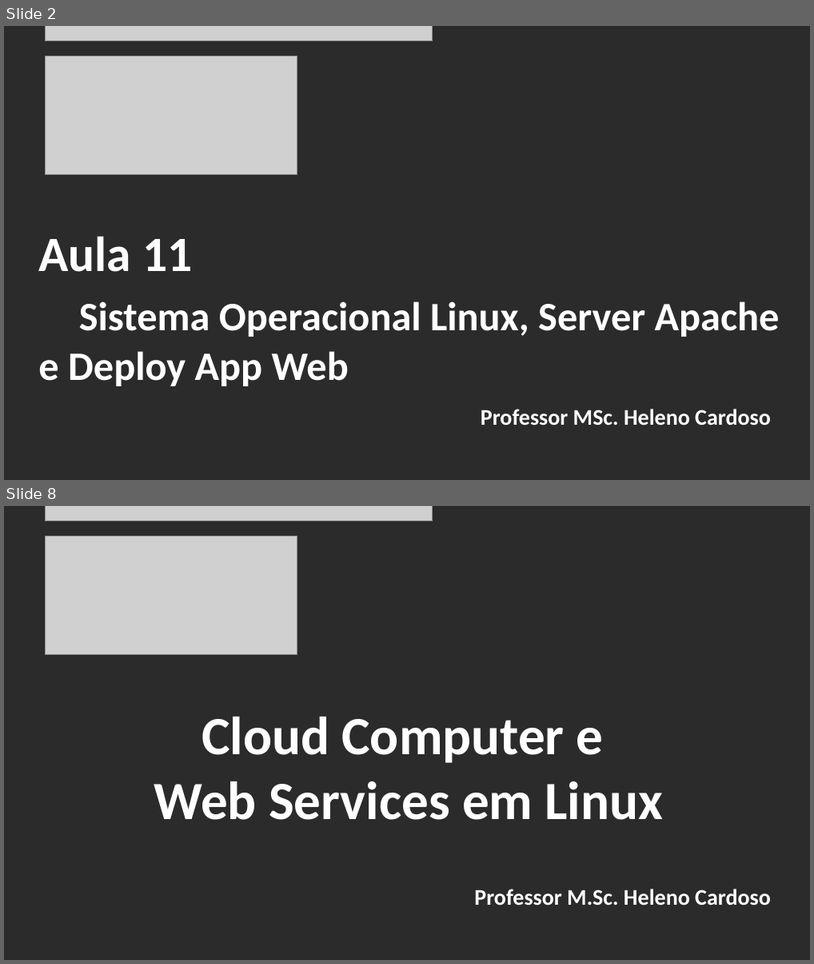
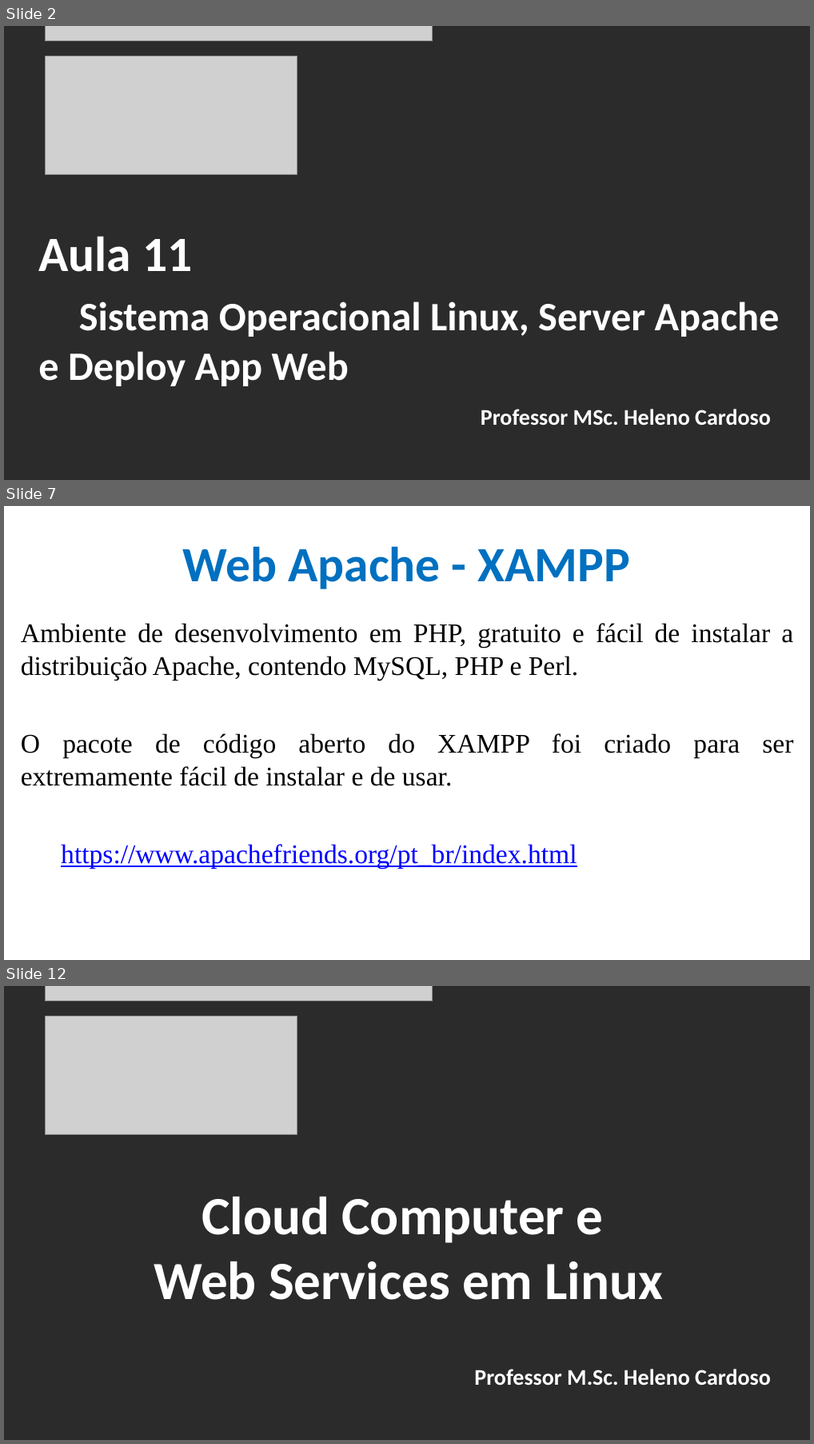
Before and after one commit to CloudEducationBrazil/WydenComputacaoNuvemWebServicesLinux, a slide deck: 01 Classes/Aula 11 - Computação em Nuvem e Web Services em Linux e Web Apache.pptx. Shown one above the other, each under a label of ours: slides 2 and 8 before the commit, slides 2, 7 and 12 after it; the slides between them are not shown. The pictures are 814x964 and 814x1444 pixels, drawn with LibreOffice and Linux fonts; fonts in the diff are those of the drawing; grey boxes stand for pictures; background and template pictures are left out; a plain dark background stands for a picture behind light text. Boxes give left, top, right and bottom in pixels: in the first picture for what was removed or moved away, otherwise in the second. Text is boxed around its words. In the diff, an @@ line names an element or a change of style, - is before the commit and + after.

Commit message:
Aula 11 Server APACHE 20042023

```diff
--- a/01 Classes/Aula 11 - Computação em Nuvem e Web Services em Linux e Web Apache.pptx
+++ b/01 Classes/Aula 11 - Computação em Nuvem e Web Services em Linux e Web Apache.pptx
@@ slide 7 added at bbox=[4, 506, 810, 960], background picture (left out) @@
@@ title added at bbox=[183, 546, 631, 589], 44 pt, text #0070C0, bold @@
+Web Apache - XAMPP
@@ text added at bbox=[21, 623, 794, 868], 24 pt, text #000000 @@
+Ambiente de desenvolvimento em PHP, gratuito e fácil de instalar a distribuição Apache, contendo MySQL, PHP e Perl.
+O pacote de código aberto do XAMPP foi criado para ser extremamente fácil de instalar e de usar.
+https://www.apachefriends.org/pt_br/index.html
@@ what was slide 8 is now slide 12 @@
```
Also in this commit, not shown: 5 slides changed, 3 other slides added.
